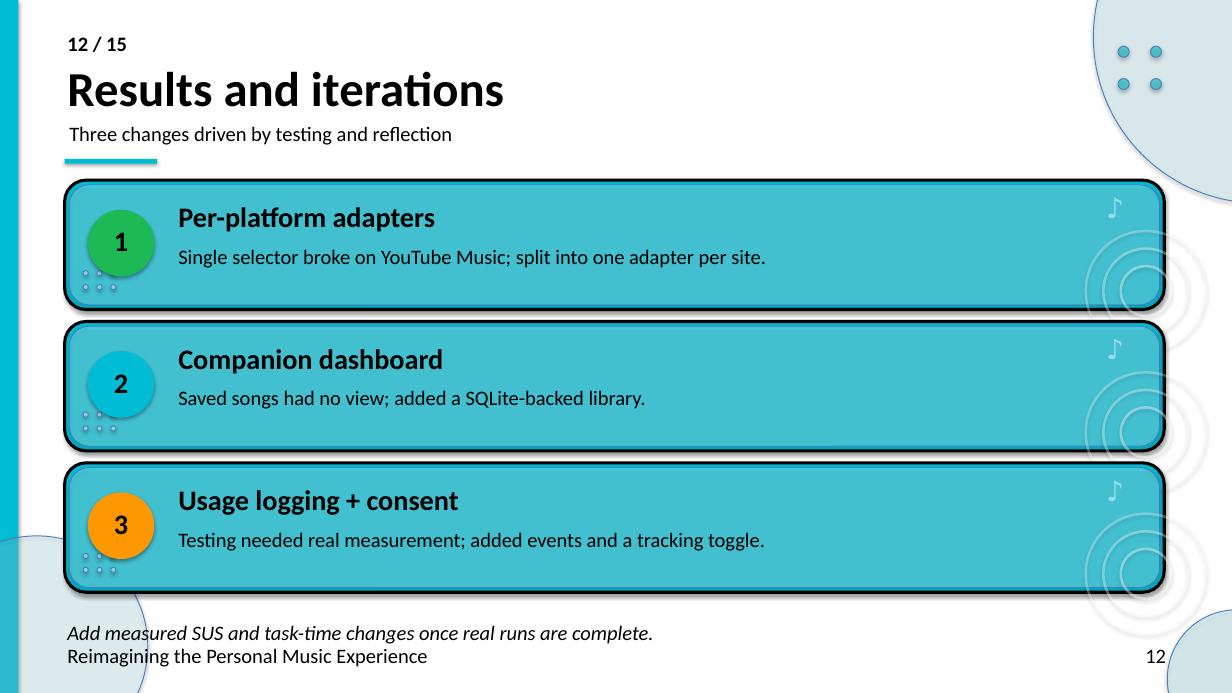
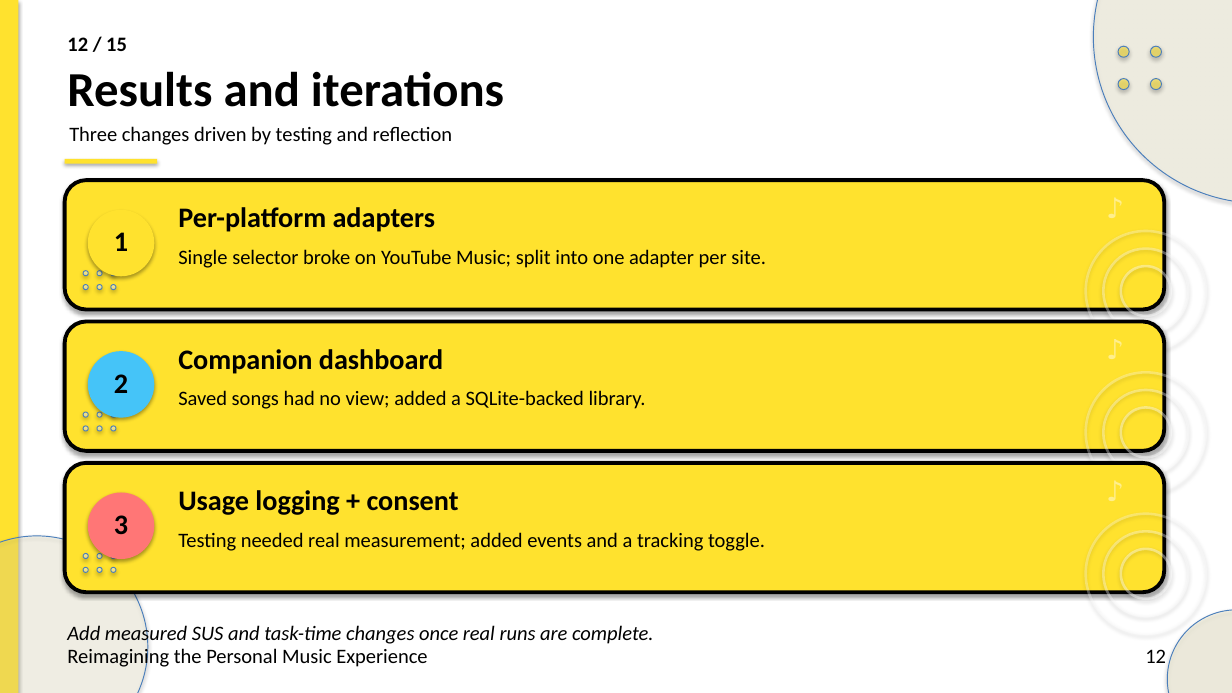
Before and after one commit to preet-kamdar/design-thinking-sem3, a slide deck: slide 12 of docs/Presentation.pptx. Drawn at 1232x693 pixels with LibreOffice and Linux fonts; fonts in the diff are those of the drawing. Boxes give left, top, right and bottom in pixels: in the first picture for what was removed or moved away, otherwise in the second. Text is boxed around its words. In the diff, an @@ line names an element or a change of style, - is before the commit and + after.

```diff
--- a/docs/Presentation.pptx
+++ b/docs/Presentation.pptx
@@ rectangle at bbox=[0, 0, 18, 693]: fill #00BCD4 to #FFE22E @@
@@ ellipse at bbox=[1093, 0, 1232, 203]: fill #B3EBF2 at 28% opacity to #FFF7CD at 28% opacity @@
@@ fill #00BCD4 at 55% opacity to #FFE22E at 55% opacity in 4 elements at bbox=[1118, 46, 1129, 57], bbox=[1151, 46, 1162, 57], bbox=[1118, 79, 1129, 90], bbox=[1151, 79, 1162, 90] @@
@@ rectangle at bbox=[65, 159, 157, 164]: fill #00BCD4 to #FFE22E @@
@@ rounded rectangle removed at bbox=[69, 185, 1160, 305] @@
@@ ellipse at bbox=[88, 210, 154, 276]: fill #1DB954 to #FFE22E @@
@@ rounded rectangle removed at bbox=[69, 326, 1160, 446] @@
@@ ellipse at bbox=[88, 351, 154, 418]: fill #00BCD4 to #45C4F8 @@
@@ fill #00BCD4 to #FFE22E; outline #000000 2.4 pt to #000000 3 pt in 3 elements at bbox=[65, 180, 1165, 310], bbox=[65, 322, 1165, 451], bbox=[65, 463, 1165, 592] @@
@@ rounded rectangle removed at bbox=[69, 468, 1160, 588] @@
@@ ellipse at bbox=[88, 493, 154, 559]: fill #FF9800 to #FF7676 @@
@@ ellipse at bbox=[0, 536, 148, 693]: fill #B3EBF2 at 24% opacity to #FFF7CD at 24% opacity @@
@@ ellipse at bbox=[1167, 610, 1232, 693]: fill #B3EBF2 at 34% opacity to #FFF7CD at 34% opacity @@
```
Also in this commit, not shown: 14 other slides changed, 2 other files.
